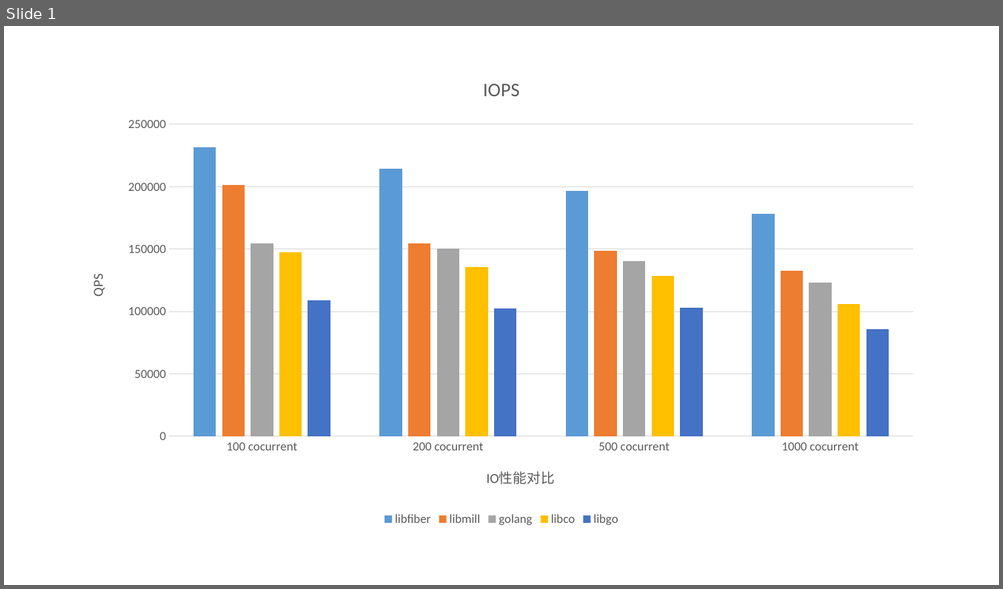
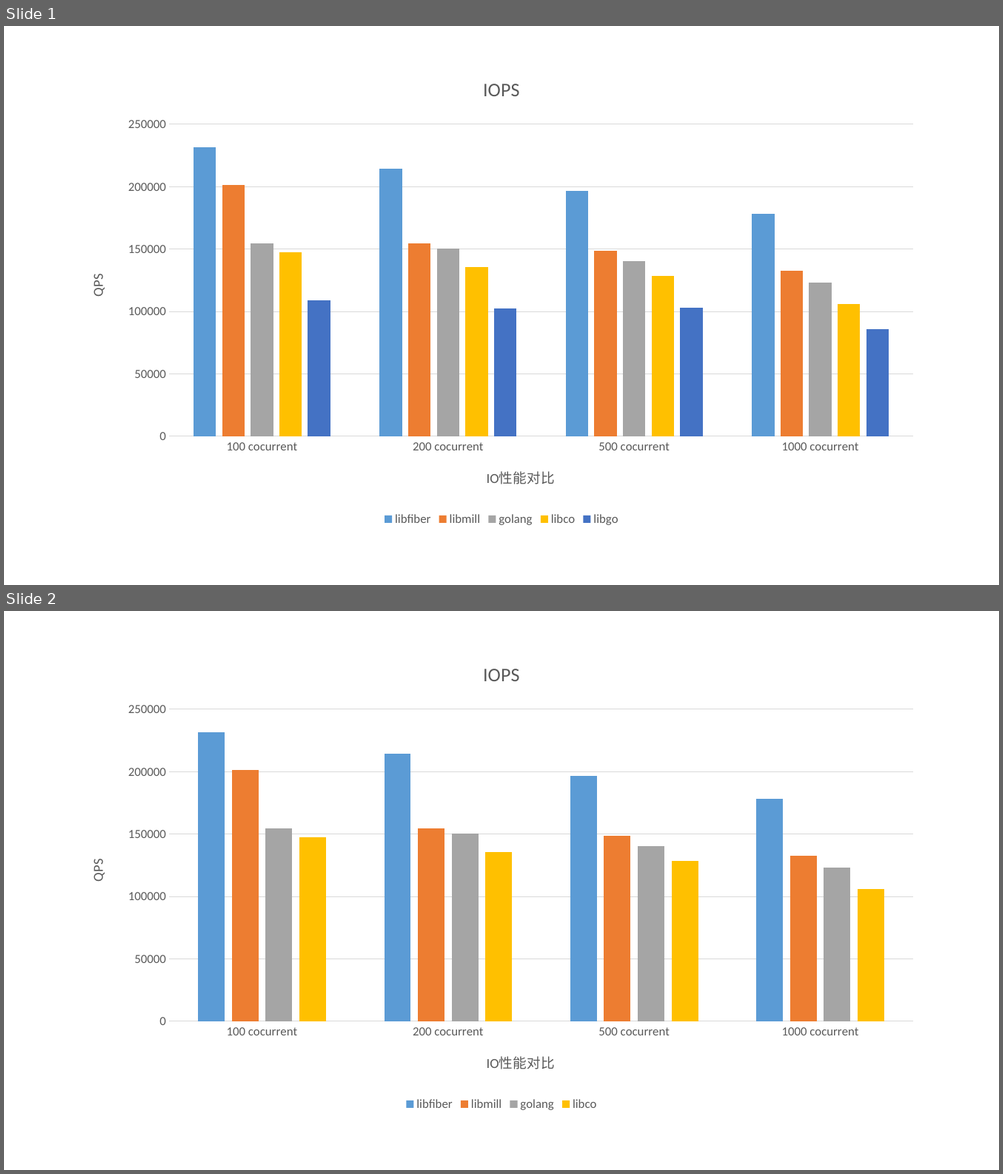
Before and after one commit to iqiyi/libfiber, a slide deck: doc/benchmark.pptx. Shown one above the other, each under a label of ours: slide 1 before the commit, slides 1 and 2 after it. The pictures are 1003x589 and 1003x1174 pixels, drawn with LibreOffice and Linux fonts; fonts in the diff are those of the drawing. Boxes give left, top, right and bottom in pixels: in the first picture for what was removed or moved away, otherwise in the second. Text is boxed around its words. In the diff, an @@ line names an element or a change of style, - is before the commit and + after.

```diff
--- a/doc/benchmark.pptx
+++ b/doc/benchmark.pptx
@@ slide 2 added at box(4, 611, 999, 1170), background #FFFFFF @@
@@ column chart added at box(73, 644, 930, 1116) @@
+title "IOPS "
+categories: 100 cocurrent, 200 cocurrent, 500 cocurrent, 1000 cocurrent
+libfiber: 232000, 214000, 197000, 178000
+libmill: 201000, 155000, 149000, 133000
+golang: 155000, 150000, 140000, 123000
+libco: 147000, 136000, 129000, 106000
```
Also in this commit, not shown: 2 other files.
